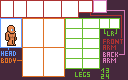
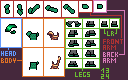
Comparing the layer stacks of the two (128, 80) images. Changes:
added layer "Jade_Armor" above "ArmorTemplate_v1.png" over [4, 4, 118, 70]
added layer "ArmorTemplate_v1.png" above "ArmorTemplate_v1.png copy" over [4, 4, 118, 70]
hid "ArmorTemplate_With_Player.png" over [4, 4, 118, 70]
hid "Player", painted on it over [5, 25, 59, 46]
